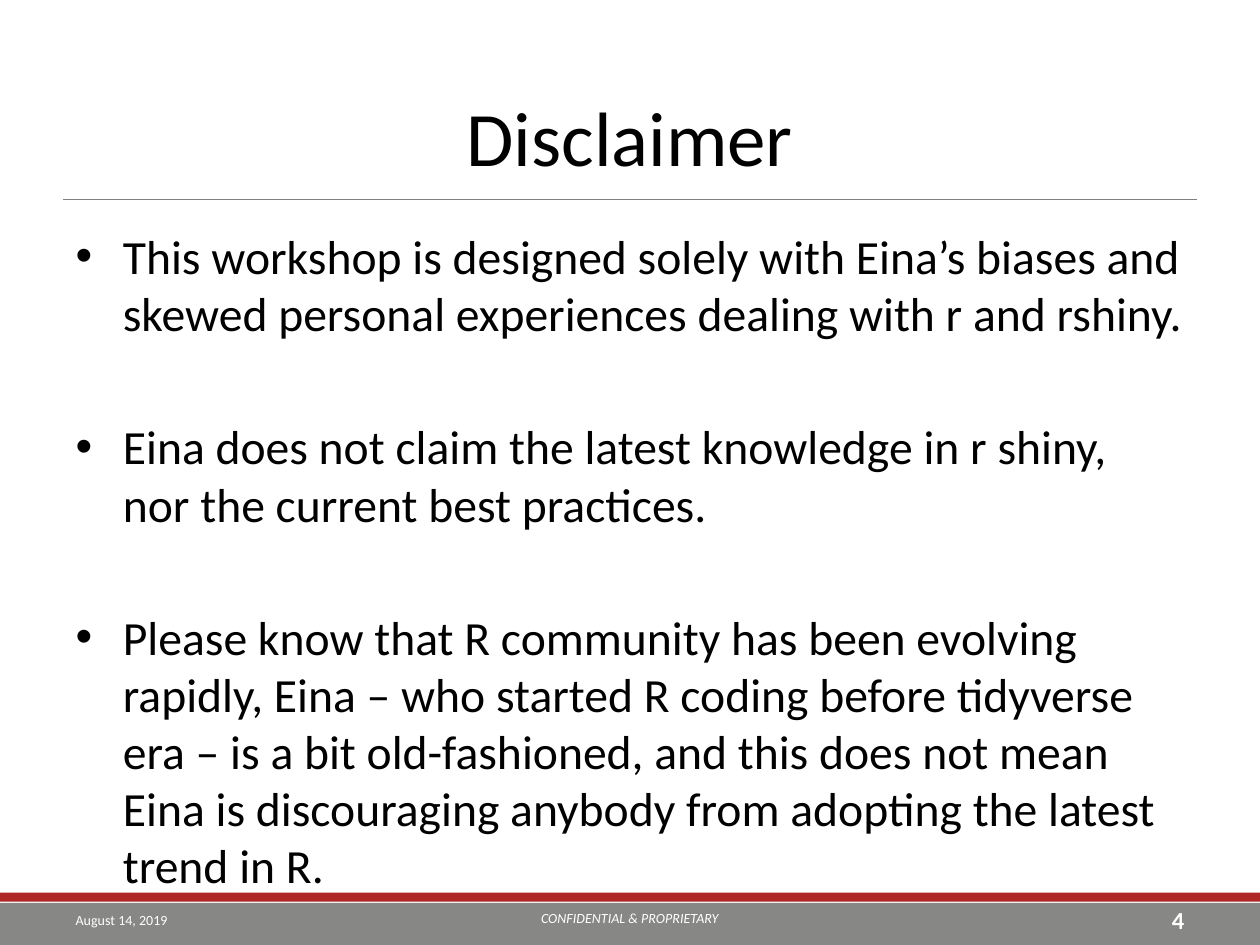
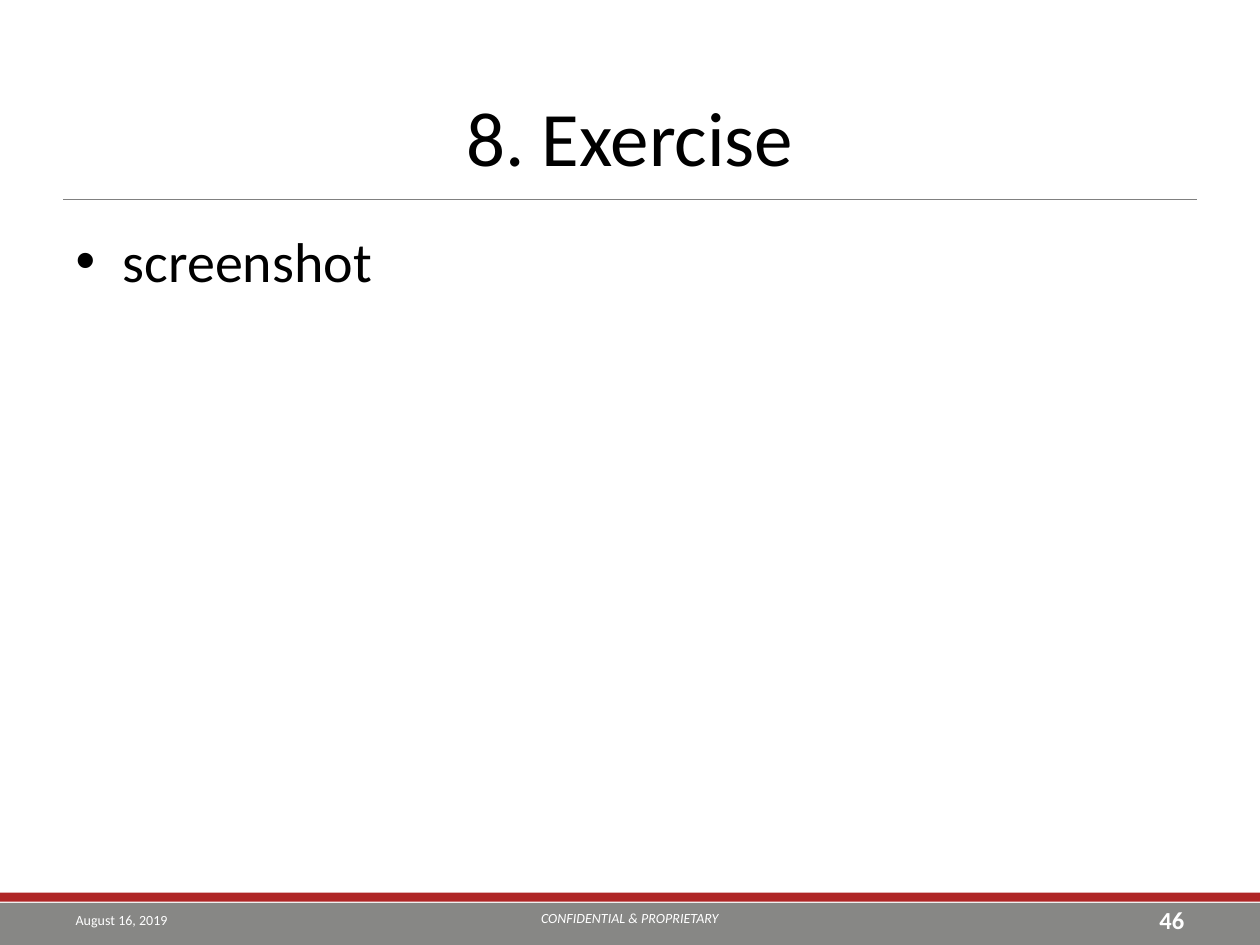
Before and after one commit to TEA-Analytics/ShinyWorkshop, a slide deck: slide 46 of Day 1.pptx (slide 4 before the commit). Drawn at 1260x945 pixels with LibreOffice and Linux fonts; fonts in the diff are those of the drawing; background and template pictures are left out. Boxes give left, top, right and bottom in pixels: in the first picture for what was removed or moved away, otherwise in the second. Text is boxed around its words. In the diff, an @@ line names an element or a change of style, - is before the commit and + after.

```diff
--- a/Day 1.pptx
+++ b/Day 1.pptx
@@ title at <box>466,113,793,167</box>: text changed @@
-Disclaimer
+8. Exercise
@@ text at <box>123,243,372,283</box>: text changed; size 27.2 to 32 pt @@
-• This workshop is designed solely with Eina’s biases and skewed personal experiences dealing with r and rshiny.
-• Eina does not claim the latest knowledge in r shiny, nor the current best practices.
-• Please know that R community has been evolving rapidly, Eina – who started R coding before tidyverse era – is a bit old-fashioned, and this does not mean Eina is discouraging anybody from adopting the latest trend in R.
+• screenshot
@@ text at <box>76,915,167,928</box>: text changed @@
-August 14, 2019
+August 16, 2019
@@ page number at <box>1159,912,1184,929</box>: text changed @@
-4
+46
```
Also in this commit, not shown: 54 other slides changed, 3 slides added, 6 other files.
